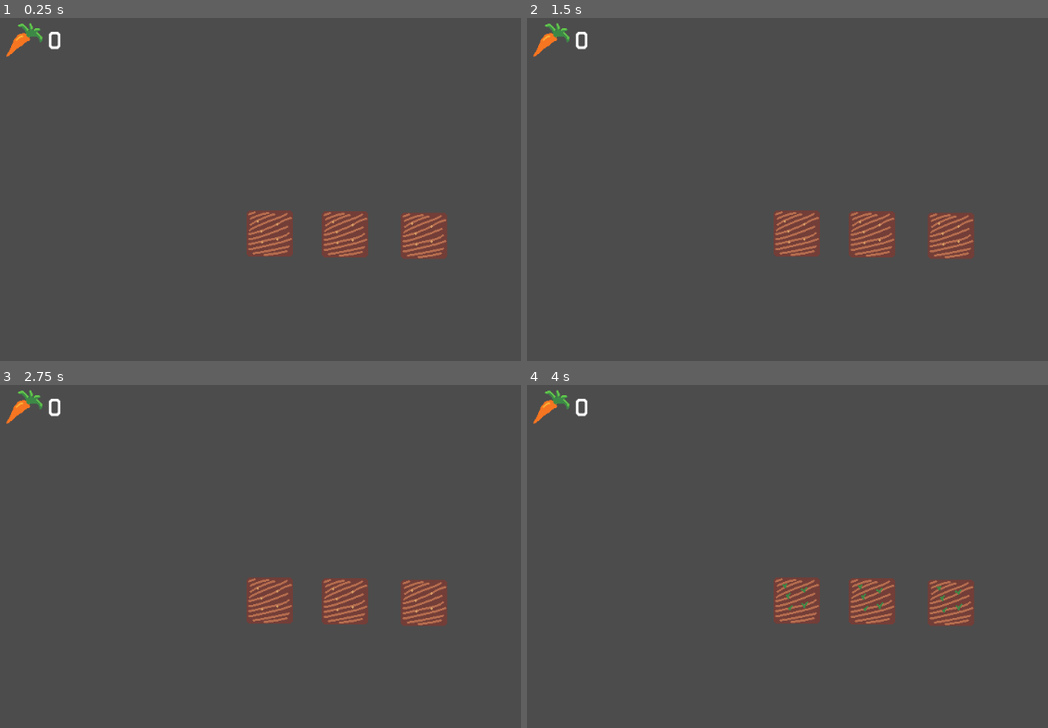
Above: before the commit, frames 1-4 (two rows, left to right).
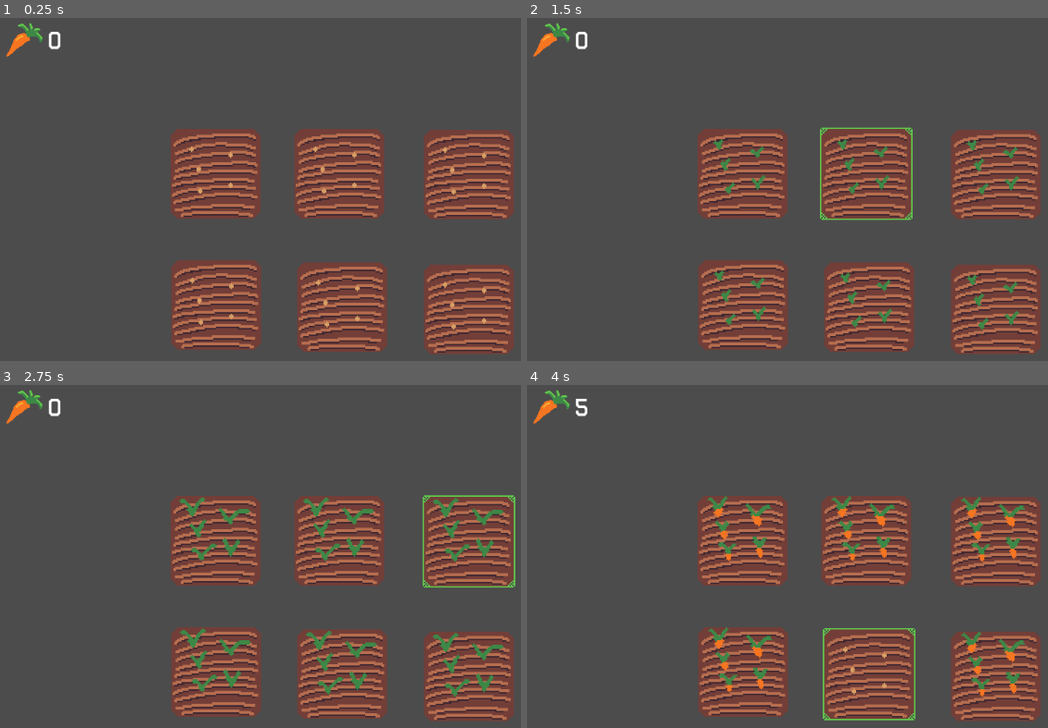
Above: after the commit, the same moments.

Repository: Dr-Diabolical/ClickyCrops
Game: Godot game, scene res://Scenes/Game.tscn
The game is run twice, just before and just after one commit, with the same random seed, the same clock (stepped at 60 frames per second) and the same inputs.
Inputs (mouse positions are in pixels of both pictures, inside the frame that each line leads up to):
- Up to frame 1 (0.25 s): no input
- Up to frame 2 (1.5 s): click (740, 175) at 0.52 s; click (865, 172) at 1.27 s
- Up to frame 3 (2.75 s): click (468, 542) at 2.02 s
- Up to frame 4 (4 s): click (745, 673) at 2.77 s; click (870, 673) at 3.52 s

The runs differ from the first frame. In frame 1, 29% of the frame differs, in the area x 32-99%, y 32-98%; in frame 2, 29%; in frame 3, 29%; in frame 4, 29%, in the area x 9-99%, y 4-98%.

Commit message:
Updated Plot scene
Plot is now a TextureButton node, rather than a Area2D. The code for making an Area2D act like a button has been removed. Plot now has a hover texture, which displays a small graphic to give visual clarity to what the player is selecting. Added multiple functions to Plot, including fill_plot, clear_plot, and reset_plot.

Diff:
--- a/Scenes/Game.tscn
+++ b/Scenes/Game.tscn
@@ -14,16 +14,58 @@
 script = ExtResource( 5 )
 
 [node name="Plot" parent="." instance=ExtResource( 1 )]
-position = Vector2( 374.671, 298.951 )
-time_between_stages = 3
+anchor_right = 1.0
+anchor_bottom = 1.0
+margin_left = 236.43
+margin_top = 152.431
+margin_right = 300.43
+margin_bottom = 216.431
+rect_scale = Vector2( 2, 2 )
 
 [node name="Plot2" parent="." instance=ExtResource( 1 )]
-position = Vector2( 479.121, 300.366 )
-time_between_stages = 3
+anchor_right = 1.0
+anchor_bottom = 1.0
+margin_left = 407.281
+margin_top = 151.593
+margin_right = 471.281
+margin_bottom = 215.593
+rect_scale = Vector2( 2, 2 )
 
 [node name="Plot3" parent="." instance=ExtResource( 1 )]
-position = Vector2( 588.218, 301.78 )
-time_between_stages = 3
+anchor_right = 1.0
+anchor_bottom = 1.0
+margin_left = 585.58
+margin_top = 153.091
+margin_right = 649.58
+margin_bottom = 217.091
+rect_scale = Vector2( 2, 2 )
+
+[node name="Plot4" parent="." instance=ExtResource( 1 )]
+anchor_right = 1.0
+anchor_bottom = 1.0
+margin_left = 237.223
+margin_top = 334.387
+margin_right = 301.223
+margin_bottom = 398.387
+rect_scale = Vector2( 2, 2 )
+
+[node name="Plot5" parent="." instance=ExtResource( 1 )]
+anchor_right = 1.0
+anchor_bottom = 1.0
+margin_left = 411.027
+margin_top = 336.634
+margin_right = 475.027
+margin_bottom = 400.634
+rect_scale = Vector2( 2, 2 )
+
+[node name="Plot6" parent="." instance=ExtResource( 1 )]
+anchor_right = 1.0
+anchor_bottom = 1.0
+margin_left = 585.58
+margin_top = 339.631
+margin_right = 649.58
+margin_bottom = 403.631
+rect_scale = Vector2( 2, 2 )
 
 [node name="Resources" type="Node" parent="." groups=[
 "resources",
@@ -57,3 +99,10 @@
 __meta__ = {
 "_edit_use_anchors_": false
 }
+
+[connection signal="pressed" from="Plot" to="Plot" method="_on_Plot_pressed"]
+[connection signal="pressed" from="Plot2" to="Plot2" method="_on_Plot_pressed"]
+[connection signal="pressed" from="Plot3" to="Plot3" method="_on_Plot_pressed"]
+[connection signal="pressed" from="Plot4" to="Plot4" method="_on_Plot_pressed"]
+[connection signal="pressed" from="Plot5" to="Plot5" method="_on_Plot_pressed"]
+[connection signal="pressed" from="Plot6" to="Plot6" method="_on_Plot_pressed"]
--- a/Scenes/Plot.gd
+++ b/Scenes/Plot.gd
@@ -1,41 +1,52 @@
-extends Area2D
+extends TextureButton
 
-var mouse_in_plot = false
-export var crop_name = "Carrots"
-export var crop_amount = 5
+export var crop_name = ""
+export var crop_amount = 0
 
 var stage = 0
-export var grown_stage = 3
-export var time_between_stages = 1
+export var grown_stage = 0
+export var seconds_between_stages = 0
 var is_grown = false
 var stage_timer
 
 onready var plant_sprites = $PlantSprites
 
-# Functions to add:
-# clear_plot - remove crop
-# fill_plot - add crop
-# reset_plot - set stage to zero and restart timer
-
 func _ready():
 	create_stage_timer()
 	plant_sprites.frame = stage
+	clear_plot()
+	fill_plot("Carrots", 5, 3, 1)
 
-func _process(delta):
-	if (Input.is_action_just_pressed("click") and mouse_in_plot and is_grown):
-		harvest_plot()
+func fill_plot(crop_name, crop_amount, grown_stage, seconds_between_stages):
+	self.crop_name = crop_name
+	self.crop_amount = crop_amount
+	self.grown_stage = grown_stage
+	self.seconds_between_stages = seconds_between_stages
+	create_stage_timer()
 
-func harvest_plot():
+func clear_plot():
+	crop_name = ""
+	crop_amount = 0
+	stage = 0
+	grown_stage = 0
+	seconds_between_stages = 0
+	is_grown = false
+	stage_timer.queue_free()
+
+func reset_plot():
 	stage = 0
 	is_grown = false
 	stage_timer.start()
 	plant_sprites.frame = 0
+
+func harvest_plot():
+	reset_plot()
 	get_tree().call_group("resources", "add_to_resources", crop_name, crop_amount)
 
 func create_stage_timer():
 	stage_timer = Timer.new()
 	stage_timer.connect("timeout", self, "_on_Stage_Timer_timeout")
-	stage_timer.wait_time = time_between_stages
+	stage_timer.wait_time = seconds_between_stages
 	add_child(stage_timer)
 	stage_timer.start()
 
@@ -49,11 +60,9 @@
 	plant_sprites.frame = stage
 	check_if_grown()
 
-func _on_Plot_mouse_entered():
-	mouse_in_plot = true
-
-func _on_Plot_mouse_exited():
-	mouse_in_plot = false
+func _on_Plot_pressed():
+	if (is_grown):
+		harvest_plot()
 
 func _on_Stage_Timer_timeout():
 	increase_stage()
--- a/Scenes/Plot.tscn
+++ b/Scenes/Plot.tscn
@@ -6,8 +6,9 @@
 [ext_resource path="res://Assets/Sprites/Carrot/CarrotStageTwo.png" type="Texture" id=4]
 [ext_resource path="res://Assets/Sprites/Carrot/CarrotStageOne.png" type="Texture" id=5]
 [ext_resource path="res://Assets/Sprites/Carrot/CarrotStageZero.png" type="Texture" id=6]
+[ext_resource path="res://Assets/Sprites/Plot/PlotHover.png" type="Texture" id=7]
 
-[sub_resource type="SpriteFrames" id=2]
+[sub_resource type="SpriteFrames" id=1]
 animations = [ {
 "frames": [ ExtResource( 6 ), ExtResource( 5 ), ExtResource( 4 ), ExtResource( 3 ) ],
 "loop": true,
@@ -15,27 +16,24 @@
 "speed": 0.0
 } ]
 
-[sub_resource type="RectangleShape2D" id=1]
-extents = Vector2( 31.9895, 32.0902 )
-
-[node name="Plot" type="Area2D" groups=[
+[node name="Plot" type="TextureButton" groups=[
 "resources",
 ]]
-position = Vector2( 511.143, 303.194 )
+anchor_right = 0.062
+anchor_bottom = 0.107
+margin_right = -63.488
+margin_bottom = -64.2
+texture_normal = ExtResource( 2 )
+texture_hover = ExtResource( 7 )
 script = ExtResource( 1 )
 __meta__ = {
-"_edit_group_": true
+"_edit_group_": true,
+"_edit_use_anchors_": true
 }
 
-[node name="PlotBackground" type="Sprite" parent="."]
-texture = ExtResource( 2 )
-
 [node name="PlantSprites" type="AnimatedSprite" parent="."]
-frames = SubResource( 2 )
-
-[node name="CollisionShape2D" type="CollisionShape2D" parent="."]
-visible = false
-shape = SubResource( 1 )
+frames = SubResource( 1 )
+centered = false
 
 [connection signal="mouse_entered" from="." to="." method="_on_Plot_mouse_entered"]
 [connection signal="mouse_exited" from="." to="." method="_on_Plot_mouse_exited"]
Binary file changed: Assets/Sprites/Plot/Plot.png
Binary file added: Assets/Sprites/Plot/PlotHover.png
Not shown, added: Assets/Sprites/Plot/PlotHover.png.import
